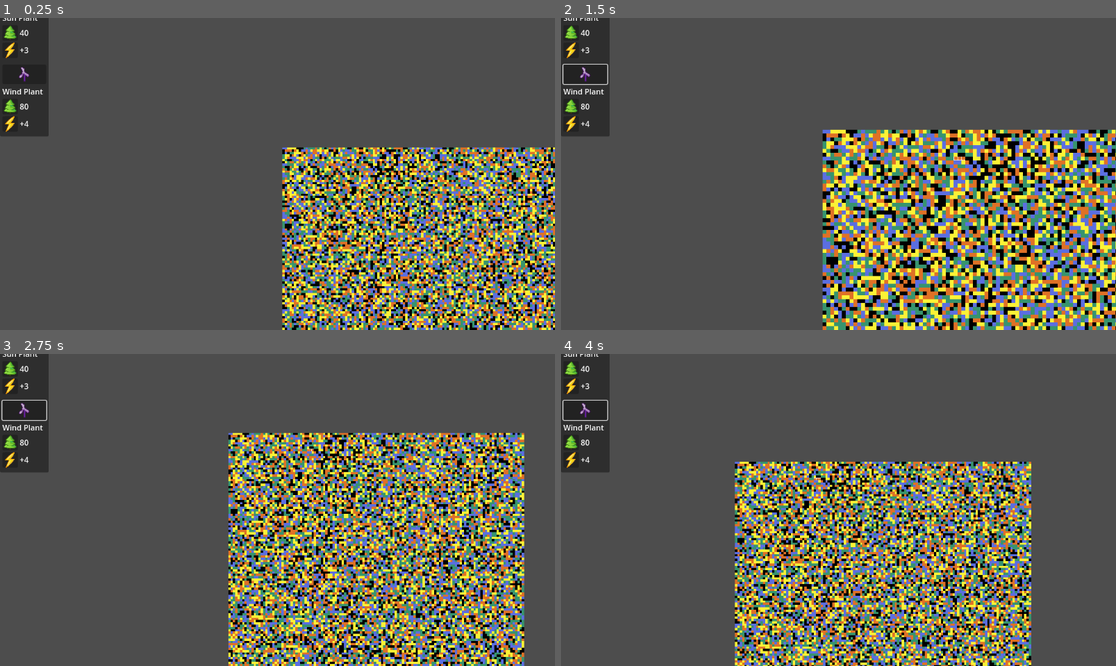
Above: before the commit, frames 1-4 (two rows, left to right).
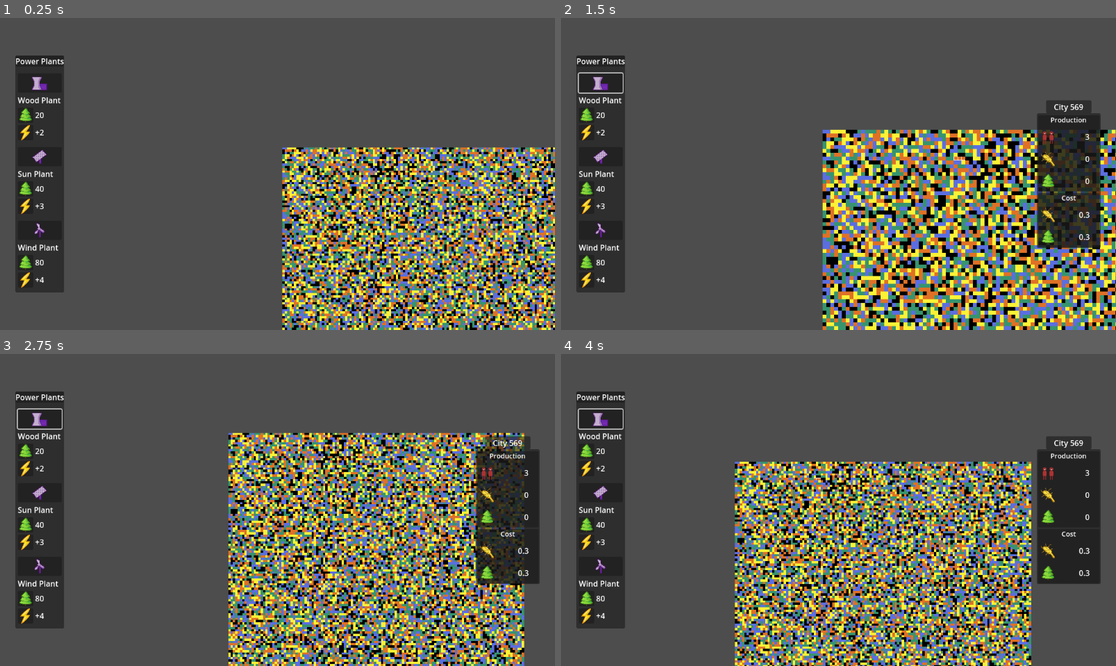
Above: after the commit, the same moments.

Repository: ThreeCoffees/cassini-hackathon
Game: Godot game, scene res://test_scenes/domi/tilemap_gen_test.tscn
Two runs of this game, one before a commit and one after it. Both use one fixed random seed, a clock stepped at 60 frames per second and the inputs below.
Inputs (mouse positions are in pixels of both pictures, inside the frame that each line leads up to):
- Up to frame 1 (0.25 s): no input
- Up to frame 2 (1.5 s): click (583, 74) at 0.52 s; tap Enter at 1.25 s; move the mouse to (960, 158) at 1.27 s; hold D (right) from 1.28 s (still down); hold Mouse wheel up (zoom_in) from 1.28 s (still down); click (960, 158) at 1.42 s
- Up to frame 3 (2.75 s): move the mouse to (166, 525) at 2.02 s; release D (right) at 2.03 s; release Mouse wheel up (zoom_in) at 2.03 s; hold S (down) from 2.03 s (still down); tap Mouse wheel down (zoom_out) at 2.1 s
- Up to frame 4 (4 s): move the mouse to (894, 441) at 2.77 s; release S (down) at 2.78 s; hold D (right) 2.78-3.53 s; hold Mouse wheel up (zoom_in) 2.78-3.53 s; move the mouse to (810, 572) at 3.52 s; hold W (up) from 3.53 s (still down); tap Mouse wheel down (zoom_out) at 3.6 s; click (810, 572) at 3.67 s

The runs differ from the first frame. In frame 1, 7.2% of the frame differs, in the area x 0-12%, y 0-88%; in frame 2, 12%; in frame 3, 12%; in frame 4, 12%, in the area x 0-98%, y 0-88%.
Error in both runs: Invalid access to property or key 'plant_position_picked' on a base object of type 'Nil'. (res://scripts/power_plants/power_plant_signal_controller.gd:10)

Commit message:
fixing the main scene

Diff:
--- a/scenes/ui/city_inspector.tscn
+++ b/scenes/ui/city_inspector.tscn
@@ -7,7 +7,13 @@
 
 [node name="CityInspector" type="Control" node_paths=PackedStringArray("city_label", "population_info", "food_yield_info", "wood_yield_info", "food_requirement_info", "energy_requirement_info")]
 layout_mode = 3
-anchors_preset = 0
+anchor_left = 1.0
+anchor_top = 0.5
+anchor_right = 1.0
+anchor_bottom = 0.5
+offset_right = -32.0
+grow_horizontal = 0
+grow_vertical = 2
 script = ExtResource("1_jo5e0")
 city_label = NodePath("VBoxContainer/CityHeader/MarginContainer/Label")
 population_info = NodePath("VBoxContainer/Properties/MarginContainer/MainBox/PanelContainer2/ProductionBox/VBoxContainer/PopulationInfo")
--- a/scenes/ui/power_plant_adder_ui.tscn
+++ b/scenes/ui/power_plant_adder_ui.tscn
@@ -11,7 +11,10 @@
 
 [node name="PowerPlantAdder" type="Control"]
 layout_mode = 3
-anchors_preset = 0
+anchor_top = 0.5
+anchor_bottom = 0.5
+offset_left = 32.0
+grow_vertical = 2
 
 [node name="PanelContainer" type="PanelContainer" parent="."]
 layout_mode = 1
--- a/test_scenes/main_scene.tscn
+++ b/test_scenes/main_scene.tscn
@@ -7,6 +7,8 @@
 [ext_resource type="PackedScene" uid="uid://drttlxlck2el7" path="res://scenes/camera/ZoomingCamera2D.tscn" id="5_o3e0c"]
 [ext_resource type="PackedScene" uid="uid://8qhk40k3dt5s" path="res://scenes/ui/city_inspector.tscn" id="6_pf31u"]
 [ext_resource type="PackedScene" uid="uid://dv3gtfu6noh8u" path="res://scenes/ui/power_plant_adder_ui.tscn" id="7_sd8ys"]
+[ext_resource type="PackedScene" uid="uid://ca7lotynnkupq" path="res://scenes/ui/resource_inspector.tscn" id="8_0oq0b"]
+[ext_resource type="Script" uid="uid://c7773krbd5lqd" path="res://scripts/timers/resource_timer.gd" id="9_oqvsx"]
 
 [node name="MainScene" type="Node2D"]
 
@@ -34,9 +36,17 @@
 [node name="PowerPlantSignalController" parent="GUI/PowerPlantAdder" index="2" node_paths=PackedStringArray("terrain_tilemap")]
 terrain_tilemap = NodePath("../../../Tilemap/TerrainTilemapLayer")
 
-[node name="PowerPlants" type="Node" parent="."]
+[node name="ResourceInspector" parent="GUI" instance=ExtResource("8_0oq0b")]
+
+[node name="ResourceTimer" type="Timer" parent="."]
+wait_time = 2.0
+autostart = true
+script = ExtResource("9_oqvsx")
 
 [connection signal="faction_picked" from="Tilemap/TerrainTilemapLayer" to="Tilemap/SelectionLayer" method="_on_faction_picked"]
 [connection signal="faction_picked" from="Tilemap/TerrainTilemapLayer" to="GUI/CityInspector" method="_on_faction_picked"]
+[connection signal="worked_cell_picked" from="Tilemap/TerrainTilemapLayer" to="Tilemap/SelectionLayer" method="_on_worked_tile_picked"]
+[connection signal="faction_yields_changed" from="Tilemap/SelectionLayer" to="GUI/CityInspector" method="_on_faction_info_changed"]
+[connection signal="timeout" from="ResourceTimer" to="ResourceTimer" method="_on_timeout"]
 
 [editable path="GUI/PowerPlantAdder"]
Not shown: 1 places in test_scenes/main_scene.tscn that only renumber resources
